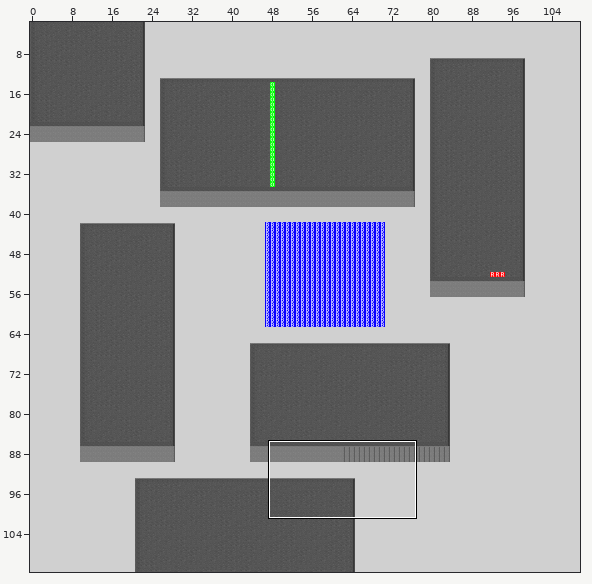
Tiled map (JSON) -- main/resources/worlds/RooftopMid.json. The first picture is a wide view before the edit; the outline marks the close-up.
Close-up. Old version:
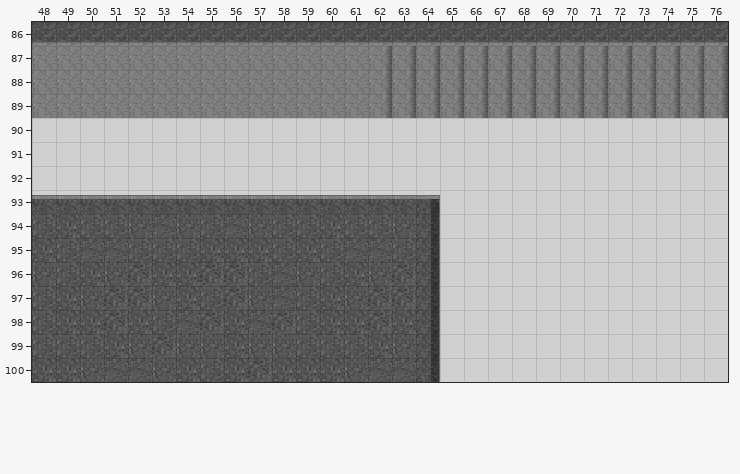
Cells are 16x16 px. Shown: x 48..76, y 86..100. The commit also changed other parts of the map, which this record leaves out. The old version is drawn lined up with the new one.
The same view after the edit:
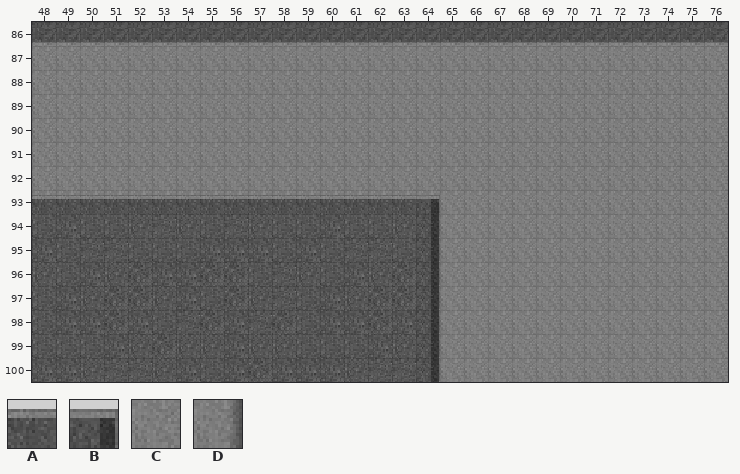
Key: from "Roof": A 1, B 2, C 12, D 14.
_ is an empty cell, . an unchanged one.
Tiles of an added or newly shown layer are drawn over the layers below it.
From old to new:
map size 100x130 -> 125x130 cells
--- layer "Tile Layer 1" (removed)
@@ x 62..76 @@
- 87 DDDDDDDDDDDDDDD
- 88 DDDDDDDDDDDDDDD
- 89 DDDDDDDDDDDDDDD
+ 87 _______________
+ 88 _______________
+ 89 _______________
@@ x 48..64 @@
- 93 AAAAAAAAAAAAAAAAB
+ 93 _________________
--- layer "Ground 1" (added)
@@ x 48..76 @@
- 87 .............._______________
- 88 .............._______________
- 89 .............._______________
- 90 _____________________________
- 91 _____________________________
- 92 _____________________________
- 93 _____________________________
- 94 .................____________
- 95 .................____________
- 96 .................____________
- 97 .................____________
- 98 .................____________
- 99 .................____________
-100 .................____________
+ 87 ..............CCCCCCCCCCCCCCC
+ 88 ..............CCCCCCCCCCCCCCC
+ 89 ..............CCCCCCCCCCCCCCC
+ 90 CCCCCCCCCCCCCCCCCCCCCCCCCCCCC
+ 91 CCCCCCCCCCCCCCCCCCCCCCCCCCCCC
+ 92 CCCCCCCCCCCCCCCCCCCCCCCCCCCCC
+ 93 CCCCCCCCCCCCCCCCCCCCCCCCCCCCC
+ 94 .................CCCCCCCCCCCC
+ 95 .................CCCCCCCCCCCC
+ 96 .................CCCCCCCCCCCC
+ 97 .................CCCCCCCCCCCC
+ 98 .................CCCCCCCCCCCC
+ 99 .................CCCCCCCCCCCC
+100 .................CCCCCCCCCCCC
--- layer "Ground 2" (added)
@@ x 48..64 @@
- 93 _________________
+ 93 AAAAAAAAAAAAAAAAB
Boxes around the changes in both close-ups, in picture pixels (x1, y1, x2, y2):
changed: (32, 46, 728, 382)
